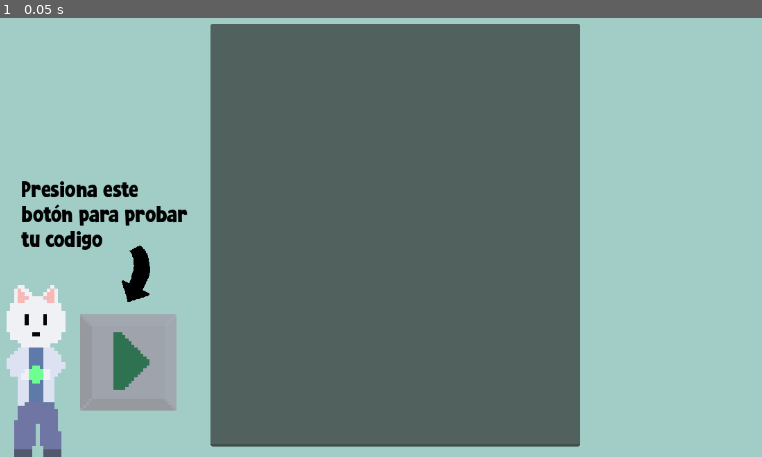
Above: before the commit, frame 1.
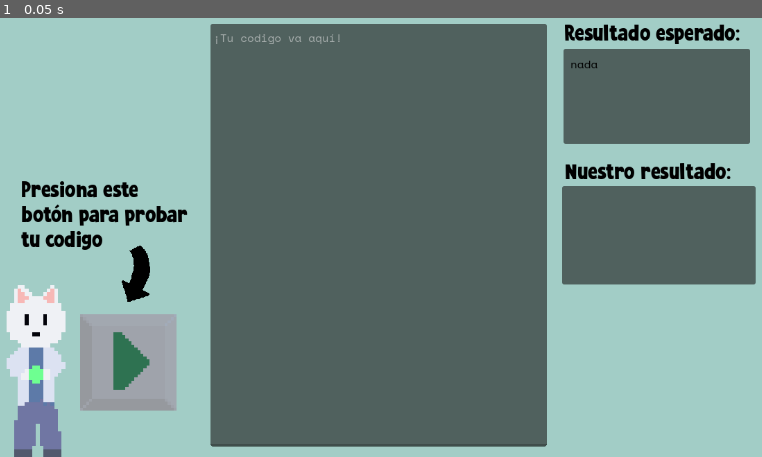
Above: after the commit, the same moment.

Repository: AndresDavidCalderon/gatogramacion
Game: Godot game, scene res://levels/reports.tscn
Same seed, same stepped clock (60 frames per second), same inputs: the game is played once before the commit and once after it. This scene is started directly instead of the project's main scene.
Inputs:
- Up to frame 1 (0.05 s): no input

The runs differ from the first frame. In frame 1, 14% of the frame differs, in the area x 28-100%, y 1-98%.

Commit message:
console font

Diff:
--- a/levels/reports.tscn
+++ b/levels/reports.tscn
@@ -1,6 +1,7 @@
 [gd_scene format=3 uid="uid://crcjo8kj7pm4l"]
 
 [ext_resource type="FontFile" uid="uid://djsqix7mf6bpc" path="res://assets/fonts/Super Wonder.ttf" id="1_4lnk7"]
+[ext_resource type="FontFile" uid="uid://dinyxytm00gbu" path="res://assets/fonts/Space_Mono/SpaceMono-Regular.ttf" id="1_oec3d"]
 [ext_resource type="Texture2D" uid="uid://b6lvmaqnnxd4r" path="res://assets/white_cat_talking.png" id="1_q1q1h"]
 [ext_resource type="Script" uid="uid://b0jgnp5yiu5gb" path="res://levels/slides.gd" id="2_6cska"]
 [ext_resource type="Texture2D" uid="uid://bcgdcdkg2ybqn" path="res://assets/black _cat_conversating.png" id="2_rhmom"]
@@ -17,6 +18,11 @@
 default_font = ExtResource("1_4lnk7")
 Label/colors/font_color = Color(0, 0, 0, 1)
 Label/font_sizes/font_size = 32
+consoleLabel/base_type = &"Label"
+consoleLabel/font_sizes/font_size = 16
+consoleLabel/fonts/font = ExtResource("1_oec3d")
+
+[sub_resource type="CodeHighlighter" id="CodeHighlighter_g7ooy"]
 
 [node name="Reports" type="Control" unique_id=854457623]
 layout_mode = 3
@@ -257,7 +263,7 @@
 scale = Vector2(0.671875, 0.671875)
 texture = ExtResource("12_g7ooy")
 
-[node name="Label" type="Label" parent="Challenge" unique_id=1048571408]
+[node name="ButtonDescription" type="Label" parent="Challenge" unique_id=1048571408]
 layout_mode = 1
 anchors_preset = 15
 anchor_right = 1.0
@@ -270,6 +276,32 @@
 botón para probar
 tu codigo"
 
+[node name="Label2" type="Label" parent="Challenge" unique_id=1181504653]
+layout_mode = 1
+anchors_preset = 15
+anchor_right = 1.0
+anchor_bottom = 1.0
+offset_left = 838.0
+offset_top = 22.0
+offset_right = -61.0
+offset_bottom = -593.0
+grow_horizontal = 2
+grow_vertical = 2
+text = "Resultado esperado:"
+
+[node name="Label3" type="Label" parent="Challenge" unique_id=725848103]
+layout_mode = 1
+anchors_preset = 15
+anchor_right = 1.0
+anchor_bottom = 1.0
+offset_left = 839.0
+offset_top = 222.0
+offset_right = -60.0
+offset_bottom = -393.0
+grow_horizontal = 2
+grow_vertical = 2
+text = "Nuestro resultado:"
+
 [node name="TextEdit" type="TextEdit" parent="Challenge" unique_id=172926963]
 layout_mode = 1
 anchors_preset = 15
@@ -277,9 +309,57 @@
 anchor_bottom = 1.0
 offset_left = 328.0
 offset_top = 23.0
-offset_right = -291.0
+offset_right = -339.0
 offset_bottom = -15.0
 grow_horizontal = 2
 grow_vertical = 2
+theme_override_colors/font_color = Color(0.875, 0.875, 0.875, 1)
+theme_override_fonts/font = ExtResource("1_oec3d")
+placeholder_text = "¡Tu codigo va aquí!"
+syntax_highlighter = SubResource("CodeHighlighter_g7ooy")
+draw_tabs = true
+
+[node name="WaitedResult" type="PanelContainer" parent="Challenge" unique_id=652083915]
+layout_mode = 0
+offset_left = 837.0
+offset_top = 59.0
+offset_right = 1106.0
+offset_bottom = 196.0
+
+[node name="MarginContainer" type="MarginContainer" parent="Challenge/WaitedResult" unique_id=23391124]
+layout_mode = 2
+theme_override_constants/margin_left = 10
+theme_override_constants/margin_top = 10
+theme_override_constants/margin_right = 10
+theme_override_constants/margin_bottom = 10
+
+[node name="Label" type="Label" parent="Challenge/WaitedResult/MarginContainer" unique_id=1445879551]
+layout_mode = 2
+size_flags_vertical = 1
+theme_type_variation = &"consoleLabel"
+text = "nada"
+
+[node name="RealResult" type="PanelContainer" parent="Challenge" unique_id=834244841]
+layout_mode = 1
+anchors_preset = 15
+anchor_right = 1.0
+anchor_bottom = 1.0
+offset_left = 835.0
+offset_top = 257.0
+offset_right = -38.0
+offset_bottom = -249.0
+grow_horizontal = 2
+grow_vertical = 2
+
+[node name="MarginContainer" type="MarginContainer" parent="Challenge/RealResult" unique_id=938657007]
+layout_mode = 2
+theme_override_constants/margin_left = 10
+theme_override_constants/margin_top = 10
+theme_override_constants/margin_right = 10
+theme_override_constants/margin_bottom = 10
+
+[node name="Label" type="Label" parent="Challenge/RealResult/MarginContainer" unique_id=1237049563]
+layout_mode = 2
+size_flags_vertical = 1
 
 [connection signal="pressed" from="Slides/Next" to="Slides" method="_on_next_pressed"]
--- /dev/null
+++ b/main_menu/level_button.gd
@@ -0,0 +1,10 @@
+extends Button
+
+@export var level_scene: PackedScene
+
+# Called when the node enters the scene tree for the first time.
+func _ready() -> void:
+	pass # Replace with function body.
+
+func _pressed() -> void:
+	get_tree().change_scene_to_packed(level_scene)
Not shown, added: assets/fonts/Space_Mono/OFL.txt
Binary file added: assets/fonts/Space_Mono/SpaceMono-Bold.ttf
Not shown, added: assets/fonts/Space_Mono/SpaceMono-Bold.ttf.import
Binary file added: assets/fonts/Space_Mono/SpaceMono-BoldItalic.ttf
Not shown, added: assets/fonts/Space_Mono/SpaceMono-BoldItalic.ttf.import
Binary file added: assets/fonts/Space_Mono/SpaceMono-Italic.ttf
Not shown, added: assets/fonts/Space_Mono/SpaceMono-Italic.ttf.import
Binary file added: assets/fonts/Space_Mono/SpaceMono-Regular.ttf
Not shown, added: assets/fonts/Space_Mono/SpaceMono-Regular.ttf.import
Not shown, added: main_menu/level_button.gd.uid
